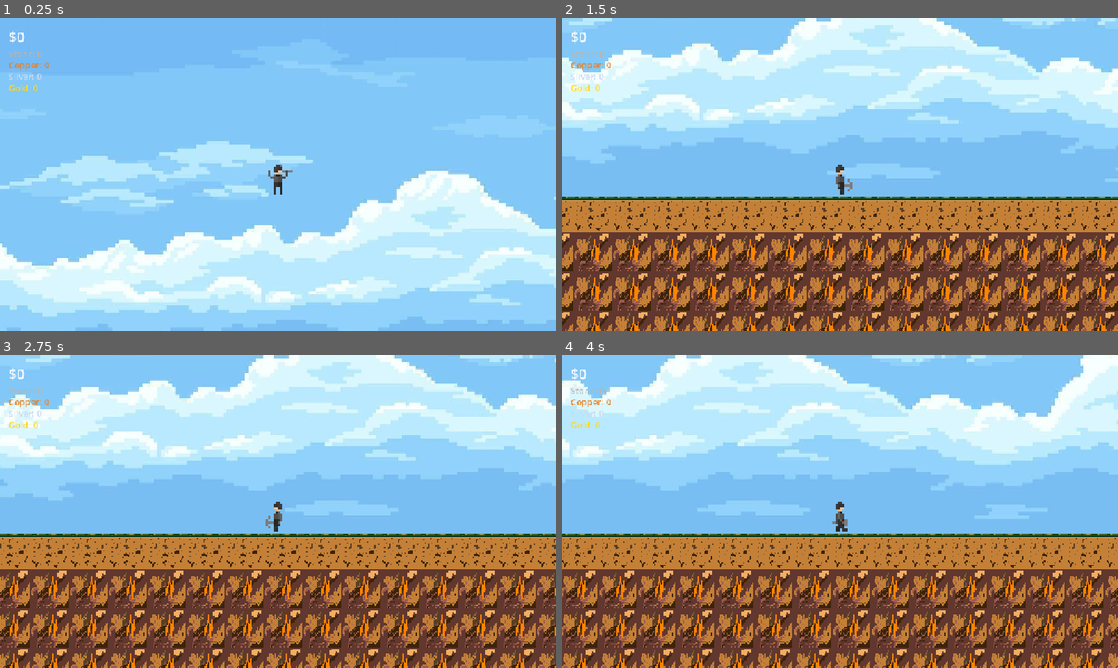
Above: before the commit, frames 1-4 (two rows, left to right).
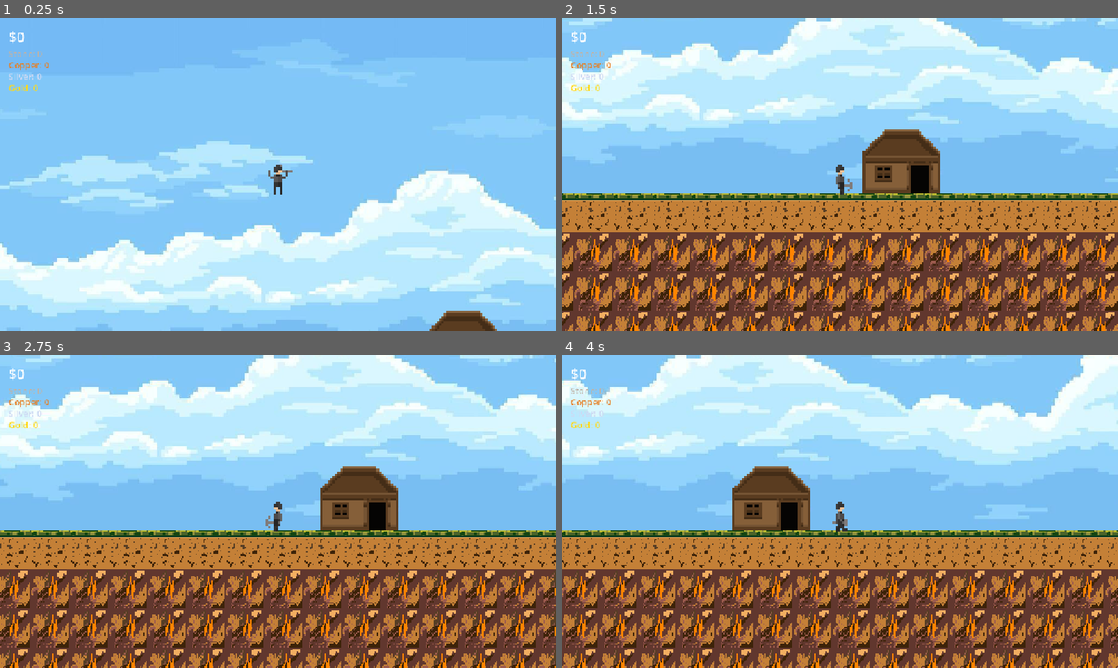
Above: after the commit, the same moments.

Repository: dinosaur890123/Tethered-Depths
Game: Godot game, scene res://main.tscn
The game is run twice, just before and just after one commit, with the same random seed, the same clock (stepped at 60 frames per second) and the same inputs.
Inputs (mouse positions are in pixels of both pictures, inside the frame that each line leads up to):
- Up to frame 1 (0.25 s): no input
- Up to frame 2 (1.5 s): tap Enter (ui_accept) at 0.5, 0.77 s; move the mouse to (962, 158) at 0.52 s; hold D (Right) from 0.53 s (still down); tap E (sell) at 0.6, 1.35 s; click (962, 158) at 0.67 s; move the mouse to (728, 190) at 1.27 s
- Up to frame 3 (2.75 s): tap Enter (ui_accept) at 1.52 s; tap E (sell) at 2, 2.1 s; move the mouse to (333, 442) at 2.02 s; release D (Right) at 2.03 s; hold A (Left) from 2.03 s (still down)
- Up to frame 4 (4 s): move the mouse to (812, 574) at 2.77 s; release A (Left) at 2.78 s; hold D (Right) from 2.78 s (still down); tap E (sell) at 2.85, 3.5, 3.6 s; click (812, 574) at 2.92 s; tap Enter (ui_accept) at 3.02, 3.77 s; move the mouse to (1006, 558) at 3.52 s

The runs differ from the first frame. In frame 1, 0.6% of the frame differs, in the area x 77-90%, y 93-100%; in frame 2, 3.7%, in the area x 0-100%, y 35-58%; in frame 3, 3.7%; in frame 4, 3.7%.

Commit message:
fix issues

Diff:
--- a/tethered-depths/main.tscn
+++ b/tethered-depths/main.tscn
@@ -78,6 +78,7 @@
 tile_set = SubResource("TileSet_h2yge")
 
 [node name="8BitPixelGraphicBlueSkyBackgroundWithCloudsVector" type="Sprite2D" parent="." unique_id=1491246907]
+z_index = -5
 position = Vector2(145, -219)
 texture = ExtResource("7_272bh")
 
Not shown: 1 places in tethered-depths/main.tscn that only renumber resources
